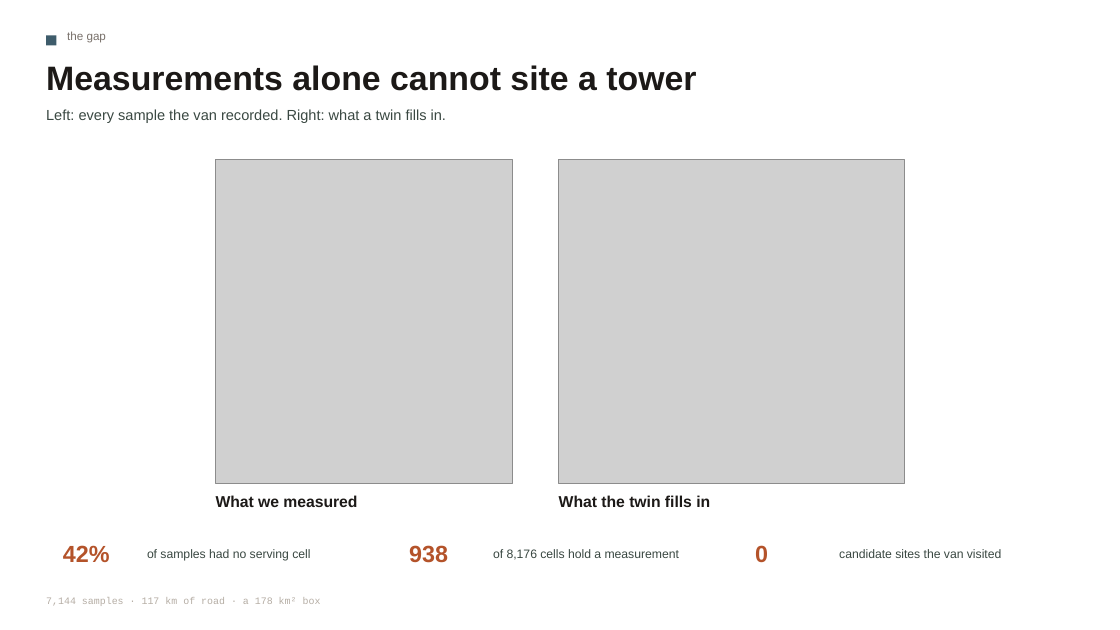
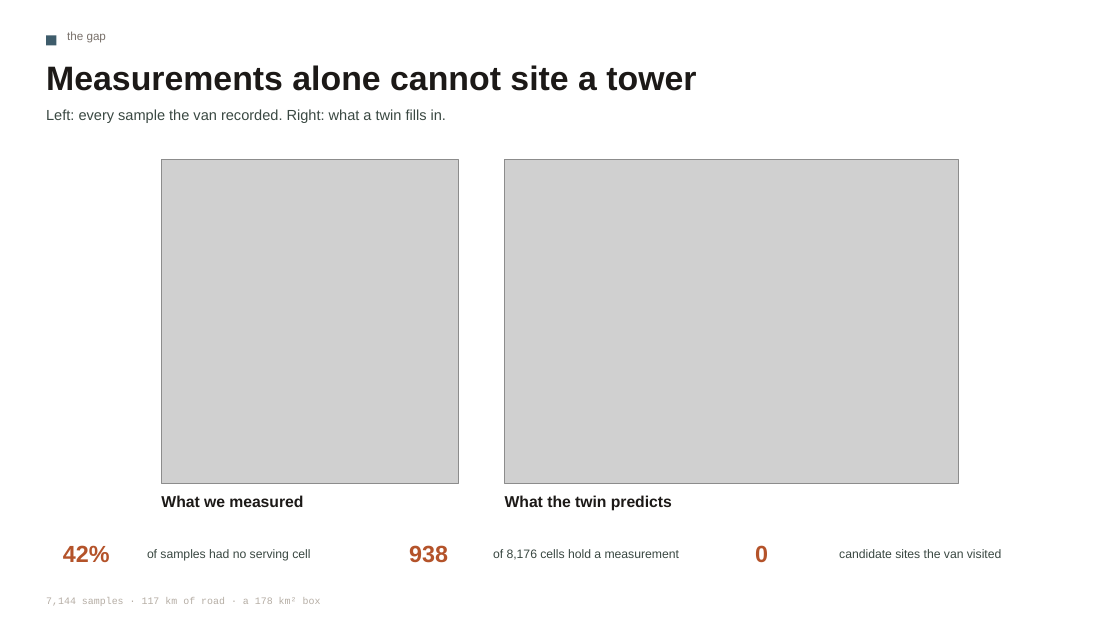
Before and after one commit to mtang724/arathon-c03-rural-infrastructure-placement, a slide deck: slide 2 of ARA_Challenge3.pptx. Drawn at 1120x630 pixels with LibreOffice and Linux fonts; fonts in the diff are those of the drawing; grey boxes stand for pictures. Boxes give left, top, right and bottom in pixels: in the first picture for what was removed or moved away, otherwise in the second. Text is boxed around its words. In the diff, an @@ line names an element or a change of style, - is before the commit and + after.

```diff
--- a/ARA_Challenge3.pptx
+++ b/ARA_Challenge3.pptx
@@ picture: place and size @@
-picture at box(216, 160, 513, 483)
+picture at box(161, 160, 458, 483)
@@ picture: place and size @@
-picture at box(559, 160, 904, 483)
+picture at box(505, 160, 959, 483)
@@ text "What we measured": place and size @@
-text "What we measured" at box(216, 495, 357, 507)
+text "What we measured" at box(161, 495, 303, 507)
@@ text at box(505, 495, 672, 511): text changed @@
-What the twin fills in
+What the twin predicts
```
Also in this commit, not shown: 1 other slide changed, 3 other files.
